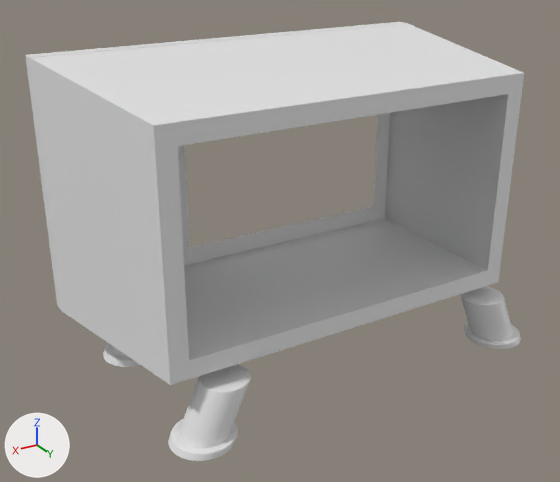
Two versions of the Blender file retrotv.blend, one commit apart.
The view is the same before and after, from a camera (50 mm lens) standing at (96.4, 172.0, 63.8) and looking at (9.2, 26.5, -8.9). Every picture has the same lights, and +X, +Y and +Z are marked at lower left. The picture after the commit comes second.

Objects in the first picture: 'Circle', 'Front', 'around'.
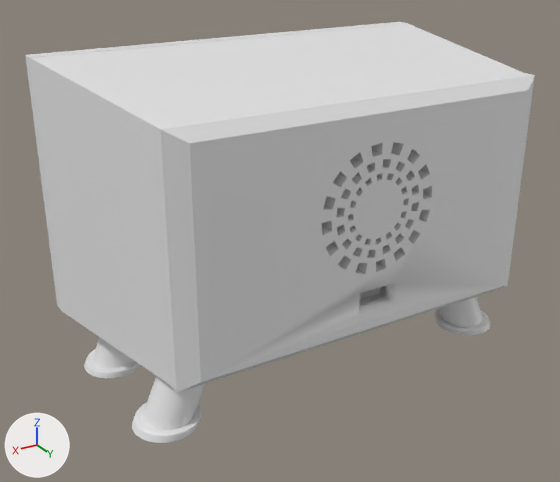
Not visible in the pictures: 'back inserts'.

ob_cutter is not drawn itself; it is used by a modifier of ob_back.

Diff of the bpy script that builds the scene:
```diff
--- a/retrotv.blend.py
+++ b/retrotv.blend.py
@@ me_circle @@
-me_circle.from_pydata(...)  # 480 vertices, 450 faces; spans x 38.1..56.4, y 1.5..15.5, z -38.5..-25.1
+me_circle.from_pydata(...)  # 576 vertices, 480 faces; spans x -56.8..-28.8, y 35.6..55.6, z 18.8..46.8
+# me_circle part 1: 576 vertices added at x -56.8..-28.8, y 35.6..55.6, z 18.8..46.8
+# me_circle part 2: 480 vertices removed from x 38.1..56.4, y 1.5..15.5, z -38.5..-25.1
@@ ob_circle @@
 ob_circle = bpy.data.objects.new('Circle', me_circle)
-ob_circle.location = (-7.544, 0.0, 0.0)
-_m = ob_circle.modifiers.new('Mirror', 'MIRROR')
-_m.mirror_object = ob_around
-_m = ob_circle.modifiers.new('Array', 'ARRAY')
-_m.relative_offset_displace = (0.0, 2.9, 0.0)
-_m = ob_circle.modifiers.new('Subdivision', 'SUBSURF')
-_m.levels = 4
+ob_circle.parent = ob_back
+ob_circle.matrix_parent_inverse = Matrix(((1.0, 0.0, 0.0, -4.405), (0.0, 1.0, 0.0, -52.16), (0.0, 0.0, 1.0, -3.979), (0.0, 0.0, 0.0, 1.0)))
+ob_circle.location = (46.36, 8.522, -25.15)
+ob_circle.visible_camera = False
+ob_circle.visible_diffuse = False
+ob_circle.visible_glossy = False
+ob_circle.visible_transmission = False
+ob_circle.visible_shadow = False
+ob_circle.hide_render = True
@@ ob_around @@
 ob_around.location = (0.0, 0.0, 0.0)
+_m = ob_around.modifiers.new('Boolean', 'BOOLEAN')
+_m.object = ob_back_inserts
@@ ob_back_inserts @@
+ob_back_inserts = bpy.data.objects.new('back inserts', me_cube_001)  # a box spanning x -38.27..-28.05, y -1.06..4.65, z 26.87..29.39; modifiers ARRAY, ARRAY
+ob_back_inserts.location = (0.0, 48.2, 0.0)
@@ ob_back @@
+ob_back = bpy.data.objects.new('back', me_front_001)  # 12 vertices, 10 faces; spans x -44.2..44.2, y -1.5..4.0, z -26.0..26.0; modifiers BOOLEAN, BOOLEAN
+ob_back.location = (4.4, 52.2, 4.0)
@@ ob_cutter @@
+ob_cutter = bpy.data.objects.new('cutter', me_cutter)  # a box spanning x -5.0..5.0, y -103.0..103.0, z -2.0..2.0
+ob_cutter.parent = ob_back
+ob_cutter.location = (2.706, 0.0, -12.69)
@@ ob_feet__002 @@
+ob_feet__002 = bpy.data.objects.new('Feet\\.002', me_circle_004)  # 834 vertices, 774 faces; spans x -41.3..61.4, y 1.5..15.7, z -38.5..-23.8; modifiers SUBSURF
+ob_feet__002.location = (-7.5, 0.0, -1.7)
@@ ob_feet__001 @@
+ob_feet__001 = bpy.data.objects.new('Feet\\.001', me_circle_003)  # 960 vertices, 900 faces; spans x -41.3..56.4, y 42.2..56.2, z -38.5..-25.1; modifiers SUBSURF
+ob_feet__001.location = (-1.9, -5.5, 3.0)
```

Pixel boxes (x1, y1, x2, y2) of what changed, in the pictures (560 x 482 px):
'back', added, shown: after (153, 73, 535, 393)
'Circle', hidden: before (103, 286, 521, 461)
'Feet\\.001', added: after (132, 297, 490, 443)
'Feet\\.002', added: after (84, 337, 140, 378)
part 1 of me_circle, added: after (321, 142, 432, 274)
part 2 of me_circle, deleted: before (103, 286, 521, 461)
'Front', unchanged, covered by the edit: (25, 22, 408, 310) in both
